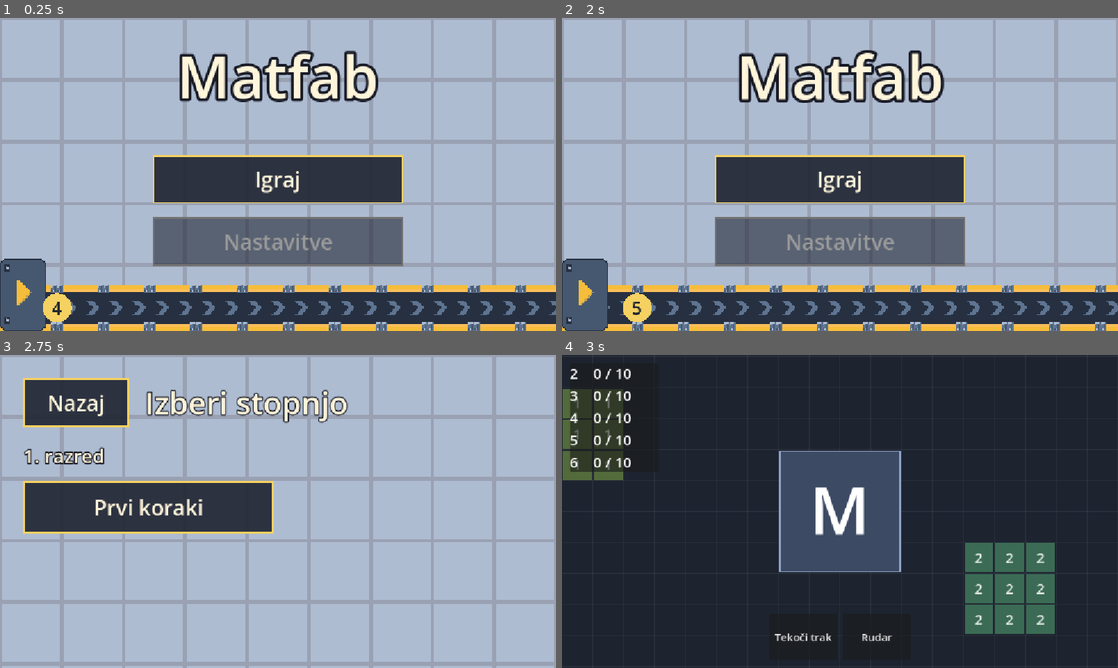
Above: before the commit, frames 1-4 (two rows, left to right).
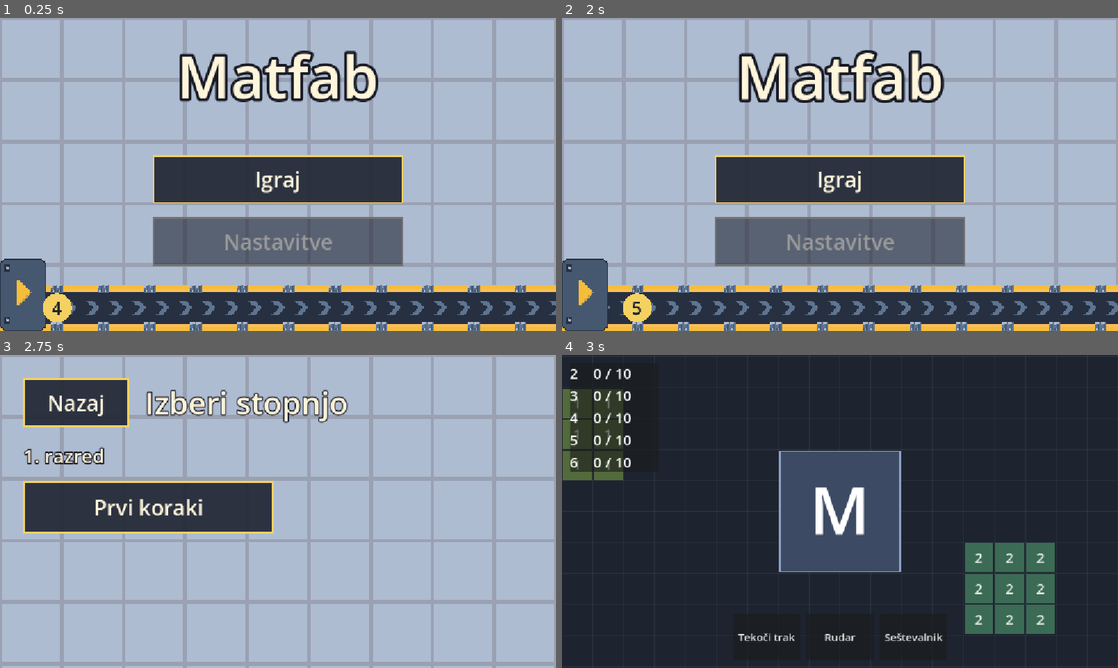
Above: after the commit, the same moments.

Repository: Maksim3l/MatFab
Game: Godot game, scene res://ui/main_menu.tscn
Same seed, same stepped clock (60 frames per second), same inputs: the game is played once before the commit and once after it.
Inputs:
- Up to frame 1 (0.25 s): no input
- Up to frame 2 (2 s): click "Igraj" at 0.5 s; click "Nazaj" at 1.25 s
- Up to frame 3 (2.75 s): click "Igraj" at 2 s
- Up to frame 4 (3 s): click "Prvi koraki" at 2.75 s

Frames 1-3 are identical in both runs. In frame 4, 0.5% of the frame differs, in the area x 31-69%, y 88-92%.

Commit message:
Data: Offer sum in r1_01

Diff:
--- a/data/levels/r1_01.tres
+++ b/data/levels/r1_01.tres
@@ -4,6 +4,7 @@
 [ext_resource type="Resource" path="res://data/blocks/conveyor.tres" id="2_pmnq8"]
 [ext_resource type="Resource" path="res://data/blocks/miner.tres" id="3_03sb0"]
 [ext_resource type="Script" path="res://data/schema/ore_patch.gd" id="4_2y85k"]
+[ext_resource type="Resource" path="res://data/blocks/sum.tres" id="4_pmnq8"]
 [ext_resource type="Script" path="res://data/schema/level_def.gd" id="5_2s3mb"]
 
 [sub_resource type="Resource" id="Resource_g7x37"]
@@ -26,4 +27,4 @@
 5: 10,
 6: 10
 })
-buildable = Array[ExtResource("1_8lqhm")]([ExtResource("2_pmnq8"), ExtResource("3_03sb0")])
+buildable = Array[ExtResource("1_8lqhm")]([ExtResource("2_pmnq8"), ExtResource("3_03sb0"), ExtResource("4_pmnq8")])
--- a/tests/data/test_core_data.gd
+++ b/tests/data/test_core_data.gd
@@ -11,7 +11,7 @@
 	var level: LevelDef = Registry.levels[&"r1_01"]
 	assert_eq(level.title, "Prvi koraki")
 	assert_eq(level.goals, {2: 10, 3: 10, 4: 10, 5: 10, 6: 10} as Dictionary[int, int])
-	assert_eq(level.buildable, [Registry.buildings[&"conveyor"], Registry.buildings[&"miner"]] as Array[BuildingDef])
+	assert_eq(level.buildable, [Registry.buildings[&"conveyor"], Registry.buildings[&"miner"], Registry.buildings[&"sum"]] as Array[BuildingDef])
 
 
 func test_core_blocks_pass_the_operation_check() -> void:
--- /dev/null
+++ b/tests/sim/test_sum.gd
@@ -0,0 +1,41 @@
+extends GutTest
+
+const UP := 0
+const RIGHT := 1
+const DOWN := 2
+
+var sim: Simulation
+
+
+# Two miners on (-8, -2) and (-7, -2) feed a sum above them; a conveyor line runs from the sum to the mothership's top edge.
+func build_sum_line() -> void:
+	sim.place(&"miner", Vector2i(-8, -2), UP)
+	sim.place(&"miner", Vector2i(-7, -2), UP)
+	assert_true(sim.place(&"sum", Vector2i(-8, -3), UP))
+	for x in range(-8, 0):
+		sim.place(&"conveyor", Vector2i(x, -4), RIGHT)
+	for y in range(-4, 0):
+		sim.place(&"conveyor", Vector2i(0, y), DOWN)
+	for i in 150:
+		sim.step()
+
+
+func before_each() -> void:
+	sim = Simulation.from_level(Registry.levels[&"r1_01"], Registry.buildings)
+
+
+func test_two_miners_on_ore_1_feed_2_through_a_sum() -> void:
+	build_sum_line()
+	assert_gt(sim.tracker.received.get(2, 0), 0)
+	assert_false(sim.tracker.received.has(1))
+
+
+func test_ore_1_and_ore_2_into_a_sum_feed_3() -> void:
+	sim.ore[Vector2i(-7, -2)] = 2
+	build_sum_line()
+	assert_gt(sim.tracker.received.get(3, 0), 0)
+	assert_false(sim.tracker.received.has(2))
+
+
+func test_sum_adds_its_inputs() -> void:
+	assert_eq(Operations.new().sum(2, 3), 5)
Not shown, added: tests/sim/test_sum.gd.uid
